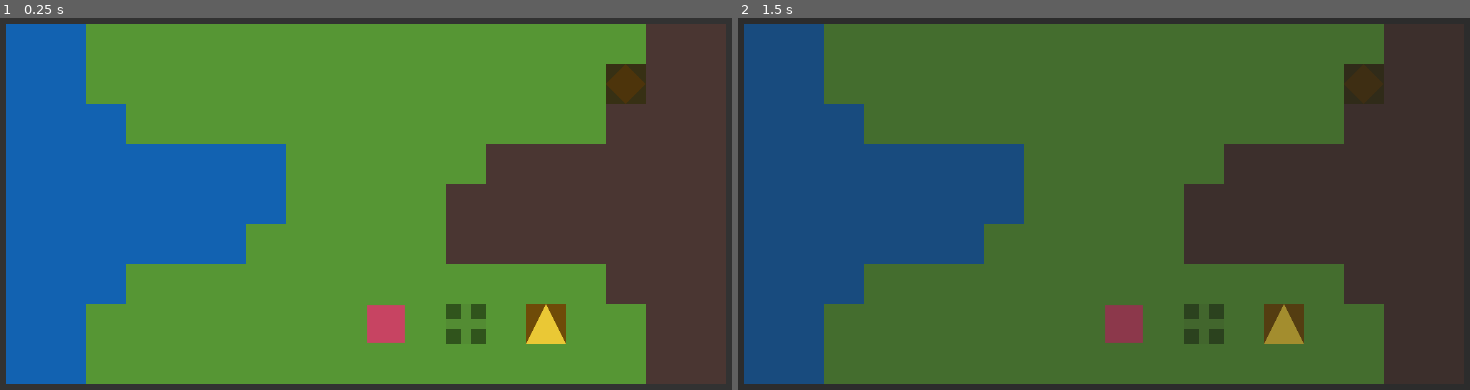
Above: before the commit, frames 1-2 (left to right).
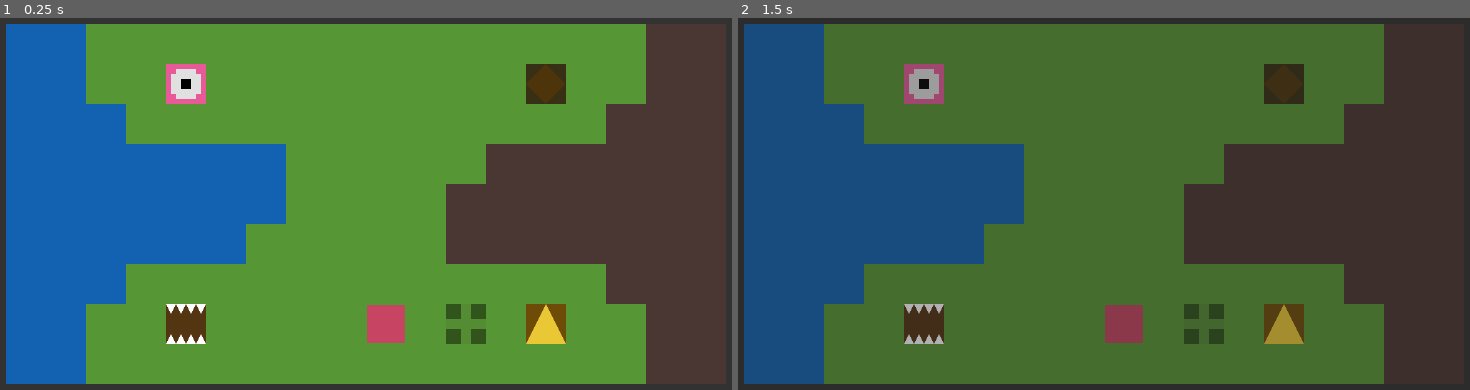
Above: after the commit, the same moments.

Repository: Xaklor/Build-a-Bot-Workshop
Game: Godot game, scene res://scenes/main.tscn
Same seed, same stepped clock (60 frames per second), same inputs: the game is played once before the commit and once after it.
Inputs (mouse positions are in pixels of both pictures, inside the frame that each line leads up to):
- Up to frame 1 (0.25 s): no input
- Up to frame 2 (1.5 s): tap Enter at 0.5 s; move the mouse to (1279, 181) at 0.52 s; right-click (1279, 181) at 0.6 s; tap Space (timestop) at 0.8, 1.25, 1.35 s; move the mouse to (942, 226) at 1.27 s

The runs differ from the first frame. In frame 1, 2.4% of the frame differs, in the area x 22-89%, y 12-88%; in frame 2, 2.4%.

Commit message:
added weapons, enemies, and combat

Diff:
--- a/project.godot
+++ b/project.godot
@@ -23,6 +23,8 @@
 [global_group]
 
 repositories=""
+enemies=""
+robots=""
 
 [input]
 
--- /dev/null
+++ b/scenes/bear.tscn
@@ -0,0 +1,33 @@
+[gd_scene load_steps=3 format=3 uid="uid://221hpelvs8kh"]
+
+[ext_resource type="Script" uid="uid://dn0dsudwpl1b" path="res://scripts/bear.gd" id="1_a3xf0"]
+
+[sub_resource type="RectangleShape2D" id="RectangleShape2D_2tg87"]
+size = Vector2(64, 64)
+
+[node name="bear" type="Area2D" groups=["enemies"]]
+script = ExtResource("1_a3xf0")
+
+[node name="hitbox" type="CollisionShape2D" parent="."]
+shape = SubResource("RectangleShape2D_2tg87")
+
+[node name="color" type="ColorRect" parent="."]
+offset_left = -32.0
+offset_top = -32.0
+offset_right = 32.0
+offset_bottom = 32.0
+
+[node name="teeth" type="Polygon2D" parent="."]
+color = Color(0.332563, 0.21121, 0.0740334, 1)
+polygon = PackedVector2Array(-32, -32, -24, -16, -16, -32, -8, -16, 0, -32, 8, -16, 16, -32, 24, -16, 32, -32, 32, 32, 24, 16, 16, 32, 8, 16, 0, 32, -8, 16, -16, 32, -24, 16, -32, 32)
+
+[node name="hurt_highlight" type="ColorRect" parent="."]
+offset_left = -32.0
+offset_top = -32.0
+offset_right = 32.0
+offset_bottom = 32.0
+color = Color(1, 0, 0, 0)
+
+[node name="attack_cooldown" type="Timer" parent="."]
+wait_time = 1.5
+one_shot = true
--- a/scenes/main.tscn
+++ b/scenes/main.tscn
@@ -7,6 +7,8 @@
 [ext_resource type="PackedScene" uid="uid://cpxpckcp3810l" path="res://scenes/robot_factory.tscn" id="4_tbgi4"]
 [ext_resource type="PackedScene" uid="uid://diahunbpiy6p0" path="res://scenes/repository.tscn" id="6_tefeu"]
 [ext_resource type="PackedScene" uid="uid://cxkjehvkb3ect" path="res://scenes/mine.tscn" id="7_o6xl0"]
+[ext_resource type="PackedScene" uid="uid://dtm6rytj8v23a" path="res://scenes/urgle.tscn" id="8_tipki"]
+[ext_resource type="PackedScene" uid="uid://221hpelvs8kh" path="res://scenes/bear.tscn" id="9_85g3d"]
 
 [sub_resource type="NavigationPolygon" id="NavigationPolygon_o5qli"]
 vertices = PackedVector2Array(32, 32, -32, 32, -32, -32, 32, -32)
@@ -52,10 +54,16 @@
 position = Vector2(928, 544)
 
 [node name="mine" parent="." instance=ExtResource("7_o6xl0")]
-position = Vector2(1056, 160)
+position = Vector2(928, 160)
 
 [node name="robot" parent="." instance=ExtResource("2_0wfyh")]
 position = Vector2(672, 544)
+
+[node name="urgle" parent="." instance=ExtResource("8_tipki")]
+position = Vector2(352, 160)
+
+[node name="bear" parent="." instance=ExtResource("9_85g3d")]
+position = Vector2(352, 544)
 
 [node name="dimmer" type="ColorRect" parent="."]
 visible = false
--- a/scenes/robot.tscn
+++ b/scenes/robot.tscn
@@ -5,7 +5,7 @@
 [sub_resource type="RectangleShape2D" id="RectangleShape2D_gl0xr"]
 size = Vector2(60, 60)
 
-[node name="robot" type="Area2D"]
+[node name="robot" type="Area2D" groups=["robots"]]
 process_mode = 1
 input_pickable = false
 script = ExtResource("1_br0rw")
@@ -37,3 +37,13 @@
 offset_right = 30.0
 offset_bottom = 30.0
 color = Color(1, 1, 1, 0.359)
+
+[node name="attack_highlight" type="ColorRect" parent="."]
+offset_left = -30.0
+offset_top = -30.0
+offset_right = 30.0
+offset_bottom = 30.0
+color = Color(1, 1, 1, 0)
+
+[node name="attack_cooldown" type="Timer" parent="."]
+one_shot = true
--- /dev/null
+++ b/scenes/urgle.tscn
@@ -0,0 +1,39 @@
+[gd_scene load_steps=3 format=3 uid="uid://dtm6rytj8v23a"]
+
+[ext_resource type="Script" uid="uid://dd8boq4y2xjj1" path="res://scripts/urgle.gd" id="1_30vdl"]
+
+[sub_resource type="RectangleShape2D" id="RectangleShape2D_memkk"]
+size = Vector2(64, 64)
+
+[node name="urgle" type="Area2D" groups=["enemies"]]
+script = ExtResource("1_30vdl")
+
+[node name="hitbox" type="CollisionShape2D" parent="."]
+shape = SubResource("RectangleShape2D_memkk")
+
+[node name="color" type="ColorRect" parent="."]
+offset_left = -32.0
+offset_top = -32.0
+offset_right = 32.0
+offset_bottom = 32.0
+mouse_filter = 2
+color = Color(0.908853, 0.349482, 0.596036, 1)
+
+[node name="eye" type="Polygon2D" parent="."]
+color = Color(0.881937, 0.881937, 0.881937, 1)
+polygon = PackedVector2Array(-16, -24, -16, -16, -24, -16, -24, 16, -16, 16, -16, 24, 16, 24, 16, 16, 24, 16, 24, -16, 16, -16, 16, -24)
+
+[node name="pupil" type="ColorRect" parent="."]
+offset_left = -8.0
+offset_top = -8.0
+offset_right = 8.0
+offset_bottom = 8.0
+mouse_filter = 2
+color = Color(0, 0, 0, 1)
+
+[node name="hurt_highlight" type="ColorRect" parent="."]
+offset_left = -32.0
+offset_top = -32.0
+offset_right = 32.0
+offset_bottom = 32.0
+color = Color(0.796078, 0, 0, 0)
--- /dev/null
+++ b/scripts/bear.gd
@@ -0,0 +1,37 @@
+extends Area2D
+
+@onready var tile_map: TileMapLayer = get_tree().get_root().get_node("main").get_node("tile_map")
+@onready var main = get_tree().get_root().get_node("main")
+
+var hp = 50
+var stopped = false
+
+func _ready():
+		main.stop_time.connect(_on_timestop)
+
+func _process(delta: float) -> void:
+	if not stopped:
+		if $hurt_highlight.color.a > 0:
+			$hurt_highlight.color.a -= 0.01
+
+		if hp <= 0:
+			queue_free()
+
+		# if not moving, check adjacent tiles for targets
+		if $attack_cooldown.time_left <= 0:
+			var robot_list = get_tree().get_nodes_in_group("robots")
+			for robot in robot_list:
+				var robot_pos = tile_map.local_to_map(robot.position)
+				var self_pos = tile_map.local_to_map(position)
+				if abs(self_pos.x - robot_pos.x) + abs(self_pos.y - robot_pos.y) <= 1:
+					robot.take_damage(5)
+					$attack_cooldown.start()
+					break
+
+func take_damage(damage: int):
+	hp -= damage
+	$hurt_highlight.color.a = 1
+
+func _on_timestop(b: bool):
+	stopped = b
+	$attack_cooldown.paused = b
--- /dev/null
+++ b/scripts/equipment.gd
@@ -0,0 +1,18 @@
+class_name Equipment
+
+static var weapons: Array[Weapon] = [
+	Weapon.new(1, true, "wooden bow"),
+	Weapon.new(3, true, "iron bow"),
+	Weapon.new(7, true, "celestial bow"),
+	Weapon.new(1, false, "wooden sword"),
+	Weapon.new(3, false, "iron sword"),
+	Weapon.new(7, false, "celestial sword")]
+
+class Weapon:
+	var name: String
+	var attack: int
+	var ranged: bool
+	func _init(attack: int, ranged: bool, name: String) -> void:
+		self.name = name
+		self.attack = attack
+		self.ranged = ranged
--- a/scripts/robot.gd
+++ b/scripts/robot.gd
@@ -20,14 +20,20 @@
 var harvest_pos: Vector2i
 var repository_target: Node2D
 var repository_pos: Vector2i
+var weapon: Equipment.Weapon
+var hp = 10
 
 func _ready():
 	claimed_pos = tile_map.local_to_map(position)
 	tile_map.claim_pos(claimed_pos)
 	main.stop_time.connect(_on_timestop)
+	weapon = Equipment.weapons[0]
 
 func _process(delta):
 	if not stopped:
+		if $attack_highlight.color.a > 0:
+			$attack_highlight.color.a -= 0.01
+
 		########################################
 		# FIRST:
 		# if already on a path, continue walking
@@ -80,6 +86,21 @@
 			else:
 				status = state.IDLE
 
+		##############################################################
+		# FIFTH:
+		# if idle and holding a ranged weapon, attack enemies in range
+		##############################################################
+		elif status == state.IDLE and weapon.ranged and $attack_cooldown.time_left <= 0:
+			var enemy_list = get_tree().get_nodes_in_group("enemies")
+			for enemy in enemy_list:
+				var enemy_pos = tile_map.local_to_map(enemy.position)
+				var self_pos = tile_map.local_to_map(position)
+				if abs(self_pos.x - enemy_pos.x) + abs(self_pos.y - enemy_pos.y) <= 3:
+					enemy.take_damage(weapon.attack)
+					$attack_highlight.color.a = 1
+					$attack_cooldown.start()
+					break
+
 func _input(event: InputEvent) -> void:
 	if Input.is_action_just_pressed("lc"):
 		if selected:
@@ -131,5 +152,11 @@
 
 	return out
 
+func take_damage(damage: int):
+	hp -= damage
+	if hp <= 0:
+		queue_free()
+
 func _on_timestop(b: bool):
 	stopped = b
+	$attack_cooldown.paused = b
--- /dev/null
+++ b/scripts/urgle.gd
@@ -0,0 +1,14 @@
+extends Area2D
+
+var hp = 5
+
+func _process(delta: float) -> void:
+	if $hurt_highlight.color.a > 0:
+		$hurt_highlight.color.a -= 0.01
+
+	if hp <= 0:
+		queue_free()
+
+func take_damage(damage: int):
+	hp -= damage
+	$hurt_highlight.color.a = 1
Not shown: 1 places in scenes/main.tscn that only renumber resources
Not shown, added: scripts/bear.gd.uid
Not shown, added: scripts/equipment.gd.uid
Not shown, added: scripts/urgle.gd.uid
